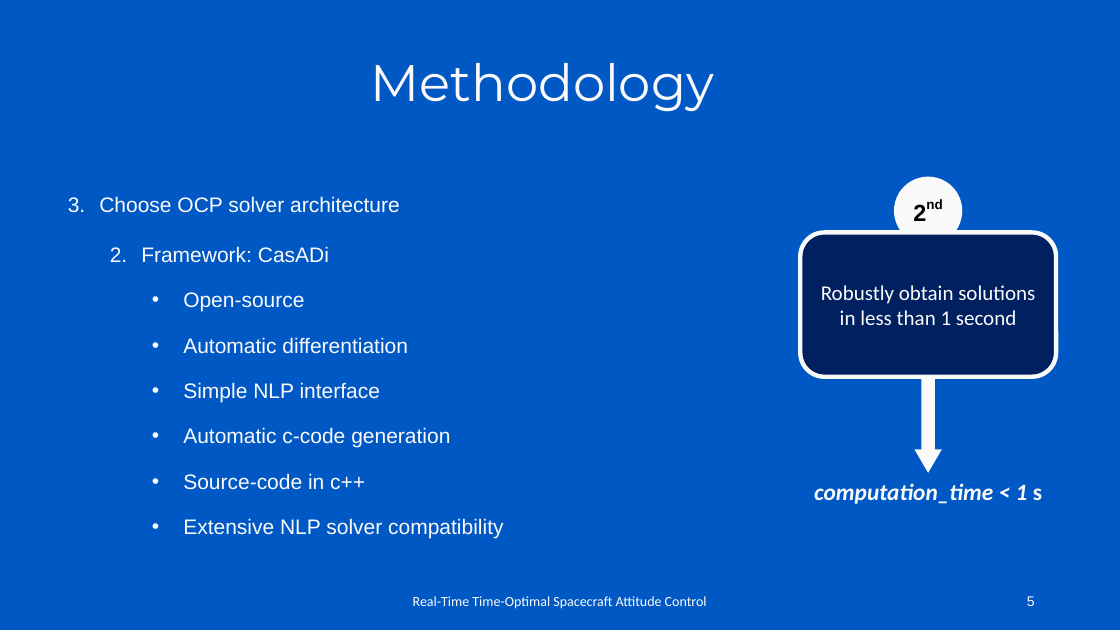
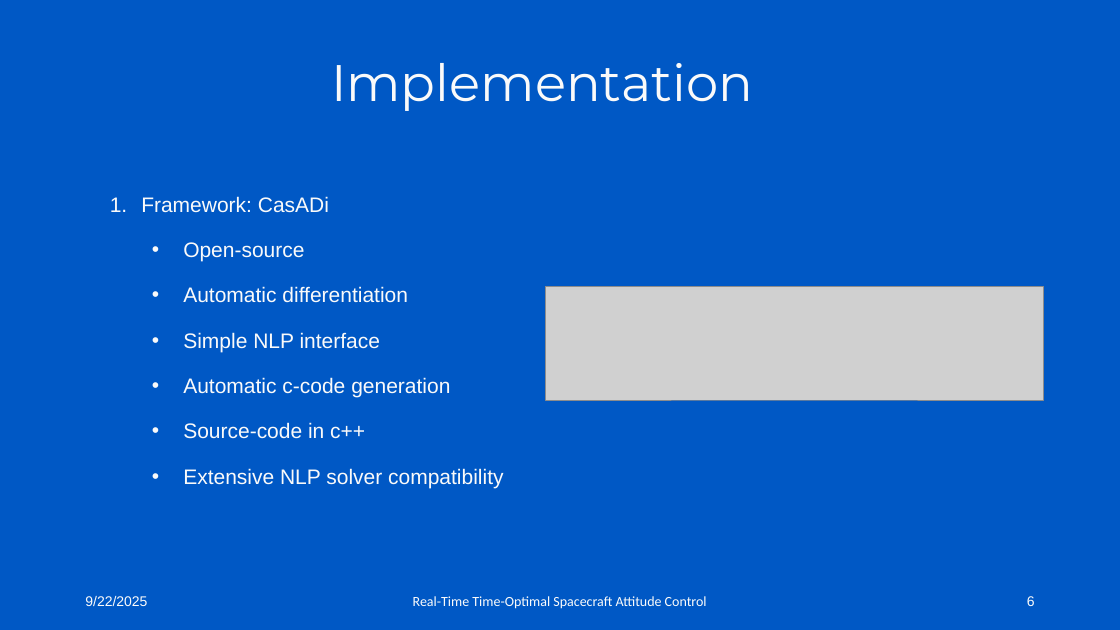
Before and after one commit to Leo8ner/TimeOptimalAttitudeControl, a slide deck: slide 6 of Presentations/Mid-Term Presentation.pptx (slide 5 before the commit). Drawn at 1120x630 pixels with LibreOffice and Linux fonts; fonts in the diff are those of the drawing; grey boxes stand for pictures; background and template pictures are left out. Boxes give left, top, right and bottom in pixels: in the first picture for what was removed or moved away, otherwise in the second. Text is boxed around its words. In the diff, an @@ line names an element or a change of style, - is before the commit and + after.

```diff
--- a/Presentations/Mid-Term Presentation.pptx
+++ b/Presentations/Mid-Term Presentation.pptx
@@ title at <box>331,63,753,111</box>: text changed @@
-Methodology
+Implementation
@@ ellipse removed at <box>894,176,962,245</box> @@
-2nd
@@ text at <box>99,196,400,213</box>: paragraph removed @@
-3. Choose OCP solver architecture
@@ rounded rectangle removed at <box>801,233,1057,377</box> @@
-Robustly obtain solutions in less than 1 second
@@ picture added at <box>545,287,1043,400</box> @@
@@ down arrow removed at <box>915,377,943,473</box> @@
@@ text removed at <box>814,483,1042,504</box> @@
-computation_time < 1 s
@@ text added at <box>85,596,147,606</box>, 12 pt, text #FBFBFB @@
+9/22/2025
@@ page number at <box>1027,596,1035,606</box>: text changed @@
-5
+6
```
Also in this commit, not shown: 4 other slides changed, 4 slides added.
